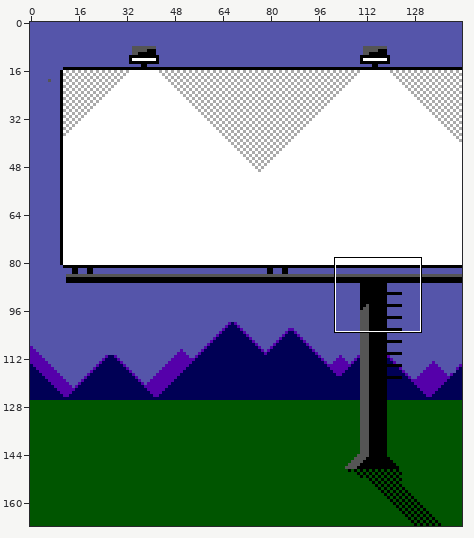
Sprite sheet: resources/images/billboard_bg_color6_twilight.png. Above: a wide view before the commit, with the close-up outlined.
Close-up. First the earlier version:
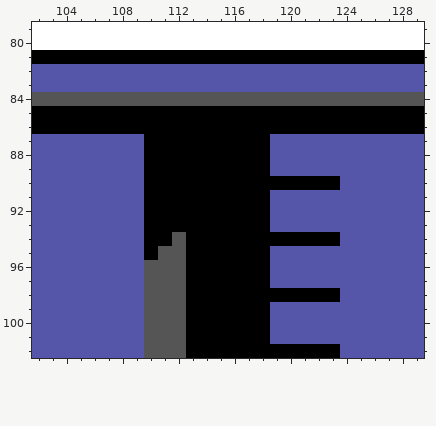
The file is 144x168 pixels. Shown: x 102..129, y 79..102.
And afterwards:
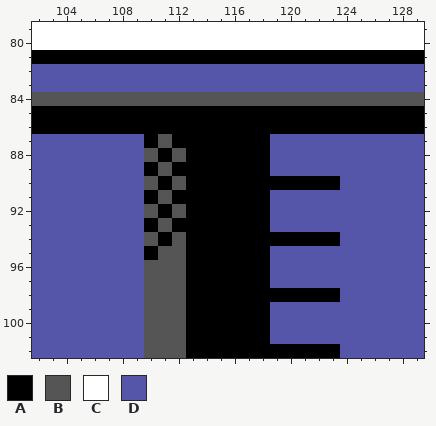
Palette (. is transparent): A #000000  B #555555  C #ffffff  D #5555aa
From old to new:
The author changed colour A to colour B in row 87 at x 111; in row 88 at x 110 and 112; in row 89 at x 111; in row 90 at x 110 and 112; in row 91 at x 111; in row 92 at x 110 and 112.
The author changed colour A to colour B in row 93 at x 111; in row 94 at x 110.
